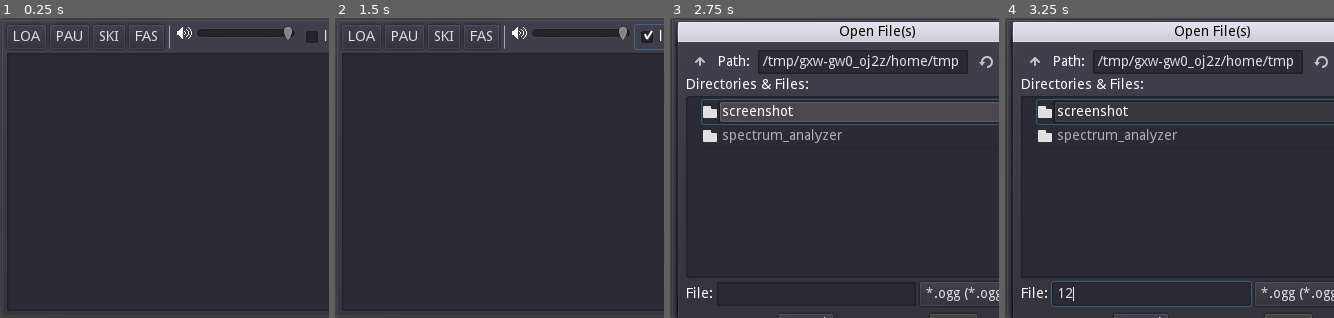
Above: before the commit, frames 1-4 (left to right).
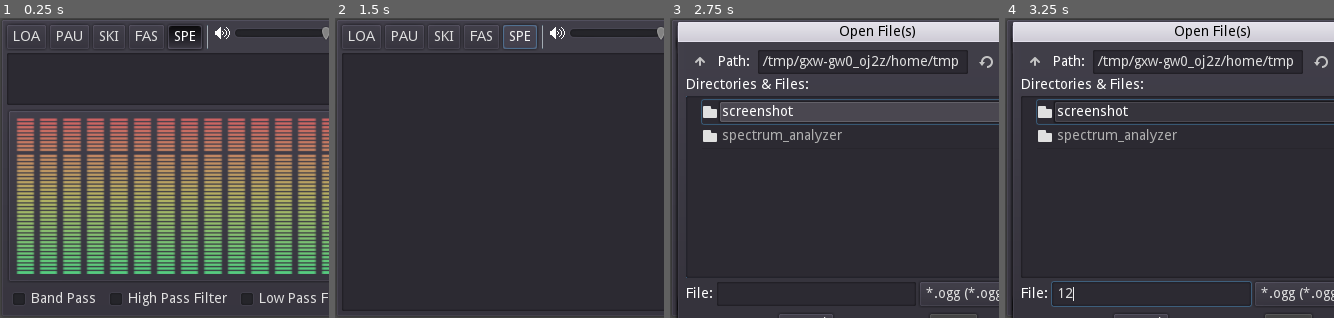
Above: after the commit, the same moments.

Repository: boukew99/audio_station
Game: Godot game, scene res://audio_station.tscn
Same seed, same stepped clock (60 frames per second), same inputs: the game is played once before the commit and once after it.
Inputs (mouse positions are in pixels of both pictures, inside the frame that each line leads up to):
- Up to frame 1 (0.25 s): no input
- Up to frame 2 (1.5 s): click (663, 36) at 0.5 s, where only the run before the commit has a clickable "loop"; click (519, 36) at 1.25 s, where only the run after the commit has a clickable "SPE"
- Up to frame 3 (2.75 s): click "LOA" at 2 s
- Up to frame 4 (3.25 s): click (1153, 294) at 2.77 s; type "12" at 2.85 s

The runs differ from the first frame. In frame 1, 43% of the frame differs, in the area x 2-100%, y 2-98%; in frame 2, 1.1%; in frame 3, less than 0.1%; in frame 4, less than 0.1%.

Commit message:
Implement Advance shuffler

Diff:
--- a/audio_station.gd
+++ b/audio_station.gd
@@ -3,11 +3,14 @@
 onready var player = $AudioStreamPlayer
 onready var list = $VBoxContainer/ItemList
 onready var volume = $VBoxContainer/HBoxContainer/Volume
+onready var advance_shuffle = $VBoxContainer/HBoxContainer/AdvanceShuffle
 
 onready var streams = []
 onready var bus = AudioServer.get_bus_index($AudioStreamPlayer.bus)
 
 var current_index = 0
+var advance = 0
+var rng = RandomNumberGenerator.new()
 var loop = false
 
 func _ready():
@@ -16,6 +19,9 @@
 		var resource = $ResourcePreloader.get_resource(resource_name)
 		streams.append(resource)
 		list.add_item(resource.resource_path.get_file())
+
+	advance_shuffle.max_value = streams.size() - 2
+
 	get_tree().connect("files_dropped", self, "_on_files_dropped")
 
 func load_ogg(path):
@@ -55,12 +61,16 @@
 	$AudioStreamPlayer.stop()
 
 func _on_AudioStreamPlayer_finished():
+	if advance_shuffle.value == 0: #loop
+		_on_ItemList_item_activated(current_index)
+		return
+
 	list.unselect(current_index)
 	var selected = list.get_selected_items()
 	if selected:
 		current_index = selected[0]
 	else:
-		current_index = wrapi(current_index + 1, 0, streams.size())
+		current_index = wrapi(current_index + rng.randi_range(1, advance), 0, streams.size())
 		list.select(current_index)
 
 	_on_ItemList_item_activated(current_index)
@@ -76,7 +86,7 @@
 		streams.append(load_ogg(path) )
 		list.add_item(path.get_basename().get_file())
 
-
+	advance_shuffle.max_value = streams.size() - 2
 
 func _on_Loop_toggled(button_pressed):
 	loop = button_pressed
@@ -94,10 +104,12 @@
 
 
 func _on_SpectrumAnalyzer_toggled(button_pressed):
-	list.visible = not button_pressed
+#	list.visible = not button_pressed
 	$VBoxContainer/SpectrumVisualizer.visible = button_pressed
 	$VBoxContainer/Filters.visible = button_pressed
 
+func _on_AdvanceShuffle_value_changed(value):
+	advance = value
 
 #		var length = player.stream.get_length()
 #		var minutes = length / 60
--- a/audio_station.tscn
+++ b/audio_station.tscn
@@ -36,11 +36,11 @@
 [node name="VBoxContainer" type="VBoxContainer" parent="."]
 margin_left = 7.0
 margin_top = 7.0
-margin_right = 519.0
+margin_right = 420.0
 margin_bottom = 293.0
 
 [node name="HBoxContainer" type="HBoxContainer" parent="VBoxContainer"]
-margin_right = 512.0
+margin_right = 413.0
 margin_bottom = 24.0
 
 [node name="Load" type="Button" parent="VBoxContainer/HBoxContainer"]
@@ -74,21 +74,29 @@
 shortcut = SubResource( 11 )
 text = "FAS"
 
+[node name="SpectrumAnalyzer" type="Button" parent="VBoxContainer/HBoxContainer"]
+margin_left = 161.0
+margin_right = 195.0
+margin_bottom = 24.0
+toggle_mode = true
+pressed = true
+text = "SPE"
+
 [node name="VSeparator" type="VSeparator" parent="VBoxContainer/HBoxContainer"]
-margin_left = 161.0
-margin_right = 165.0
+margin_left = 199.0
+margin_right = 203.0
 margin_bottom = 24.0
 
 [node name="TextureRect" type="TextureRect" parent="VBoxContainer/HBoxContainer"]
-margin_left = 169.0
-margin_right = 185.0
+margin_left = 207.0
+margin_right = 223.0
 margin_bottom = 24.0
 hint_tooltip = "volume"
 texture = ExtResource( 72 )
 
 [node name="Volume" type="HSlider" parent="VBoxContainer/HBoxContainer"]
-margin_left = 189.0
-margin_right = 289.0
+margin_left = 227.0
+margin_right = 327.0
 margin_bottom = 16.0
 rect_min_size = Vector2( 100, 0 )
 hint_tooltip = "0 DB"
@@ -100,34 +108,24 @@
 "_editor_description_": ""
 }
 
-[node name="Loop" type="CheckBox" parent="VBoxContainer/HBoxContainer"]
-margin_left = 293.0
-margin_right = 349.0
-margin_bottom = 24.0
-text = "loop"
-
 [node name="VSeparator2" type="VSeparator" parent="VBoxContainer/HBoxContainer"]
-margin_left = 353.0
-margin_right = 357.0
+margin_left = 331.0
+margin_right = 335.0
 margin_bottom = 24.0
 
-[node name="SpectrumAnalyzer" type="Button" parent="VBoxContainer/HBoxContainer"]
-margin_left = 361.0
-margin_right = 434.0
+[node name="AdvanceShuffle" type="SpinBox" parent="VBoxContainer/HBoxContainer"]
+margin_left = 339.0
+margin_right = 413.0
 margin_bottom = 24.0
-toggle_mode = true
-text = "spectrum"
-
-[node name="AdvanceShuffle" type="SpinBox" parent="VBoxContainer/HBoxContainer"]
-margin_left = 438.0
-margin_right = 512.0
-margin_bottom = 24.0
+max_value = 1.0
+value = 1.0
+prefix = "adv."
 
 [node name="ItemList" type="ItemList" parent="VBoxContainer"]
 margin_top = 28.0
-margin_right = 512.0
-margin_bottom = 286.0
-rect_min_size = Vector2( 0, 128 )
+margin_right = 413.0
+margin_bottom = 80.0
+rect_min_size = Vector2( 0, 36 )
 size_flags_vertical = 3
 select_mode = 1
 max_columns = 0
@@ -135,17 +133,15 @@
 fixed_column_width = 256
 
 [node name="SpectrumVisualizer" parent="VBoxContainer" instance=ExtResource( 1 )]
-visible = false
 anchor_right = 0.0
 anchor_bottom = 0.0
-margin_top = 160.0
-margin_right = 512.0
-margin_bottom = 334.0
+margin_top = 84.0
+margin_right = 413.0
+margin_bottom = 258.0
 
 [node name="Filters" type="HBoxContainer" parent="VBoxContainer"]
-visible = false
 margin_top = 262.0
-margin_right = 512.0
+margin_right = 413.0
 margin_bottom = 286.0
 
 [node name="BandPass" type="CheckBox" parent="VBoxContainer/Filters"]
@@ -182,9 +178,9 @@
 [connection signal="toggled" from="VBoxContainer/HBoxContainer/Pause" to="." method="_on_Pause_toggled"]
 [connection signal="pressed" from="VBoxContainer/HBoxContainer/Skip" to="." method="_on_Skip_pressed"]
 [connection signal="toggled" from="VBoxContainer/HBoxContainer/FastForward" to="." method="_on_FastForward_toggled"]
+[connection signal="toggled" from="VBoxContainer/HBoxContainer/SpectrumAnalyzer" to="." method="_on_SpectrumAnalyzer_toggled"]
 [connection signal="value_changed" from="VBoxContainer/HBoxContainer/Volume" to="." method="_on_Volume_value_changed"]
-[connection signal="toggled" from="VBoxContainer/HBoxContainer/Loop" to="." method="_on_Loop_toggled"]
-[connection signal="toggled" from="VBoxContainer/HBoxContainer/SpectrumAnalyzer" to="." method="_on_SpectrumAnalyzer_toggled"]
+[connection signal="value_changed" from="VBoxContainer/HBoxContainer/AdvanceShuffle" to="." method="_on_AdvanceShuffle_value_changed"]
 [connection signal="item_activated" from="VBoxContainer/ItemList" to="." method="_on_ItemList_item_activated"]
 [connection signal="toggled" from="VBoxContainer/Filters/BandPass" to="." method="_on_BandPass_toggled"]
 [connection signal="toggled" from="VBoxContainer/Filters/HighPass" to="." method="_on_HighPass_toggled"]
